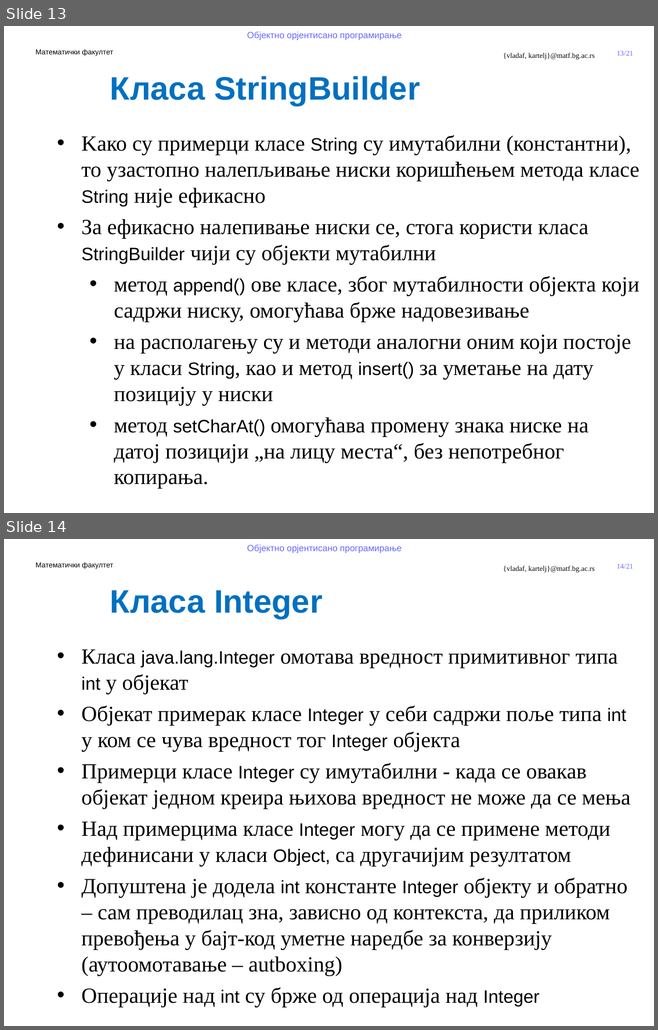
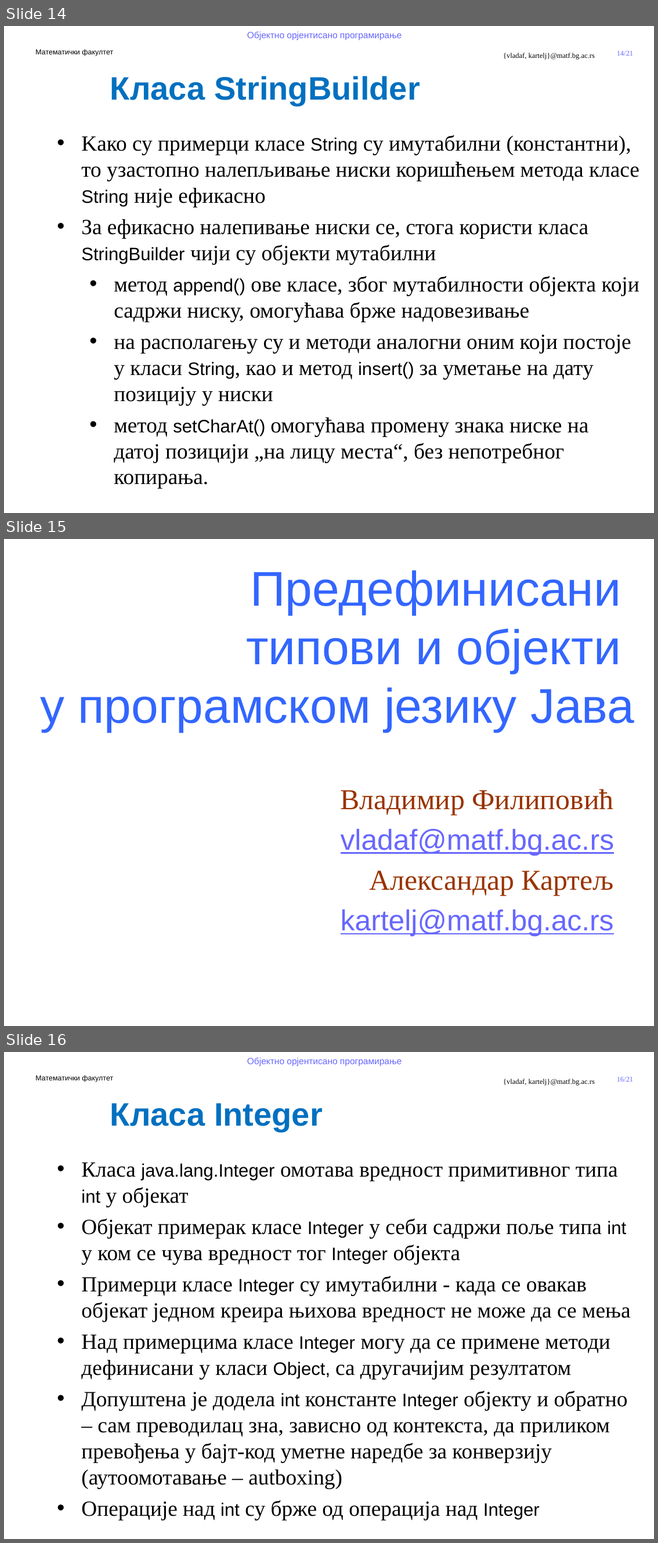
Before and after one commit to MatfOOP/OOP, a slide deck: predavanja/prezentacije/OOP07-1-Predefinisani tipovi u Javi.pptx. Shown one above the other, each under a label of ours: slides 13 and 14 before the commit, slides 14, 15 and 16 after it. The pictures are 658x1030 and 658x1543 pixels, drawn with LibreOffice and Linux fonts; fonts in the diff are those of the drawing; background and template pictures are left out. Boxes give left, top, right and bottom in pixels: in the first picture for what was removed or moved away, otherwise in the second. Text is boxed around its words. In the diff, an @@ line names an element or a change of style, - is before the commit and + after.

```diff
--- a/predavanja/prezentacije/OOP07-1-Predefinisani tipovi u Javi.pptx
+++ b/predavanja/prezentacije/OOP07-1-Predefinisani tipovi u Javi.pptx
@@ slide 15 added at <box>4,539,654,1026</box>, background #FFFFFF @@
@@ title added at <box>40,570,634,732</box>, 54 pt, text #3366FF @@
+Предефинисани
+типови и објекти
+у програмском језику Јава
@@ text added at <box>340,789,614,937</box>, 32 pt, text #6767FF, underline @@
+Владимир Филиповић
+vladaf@matf.bg.ac.rs
+Александар Картељ
+kartelj@matf.bg.ac.rs
@@ what was slide 13 is now slide 14 @@
@@ page number at <box>616,51,633,56</box>: text changed @@
-13/21
+14/21
@@ what was slide 14 is now slide 16 @@
@@ page number at <box>616,1077,633,1082</box>: text changed @@
-14/21
+16/21
```
Also in this commit, not shown: 1 other slide added, 10 other files.
